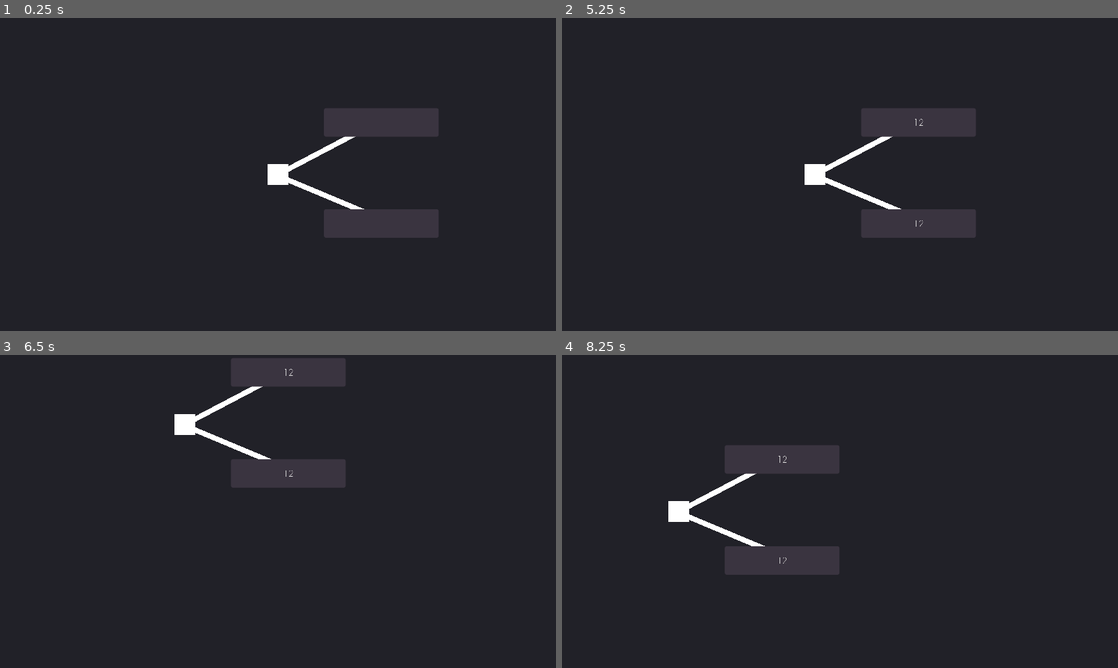
Above: before the commit, frames 1-4 (two rows, left to right).
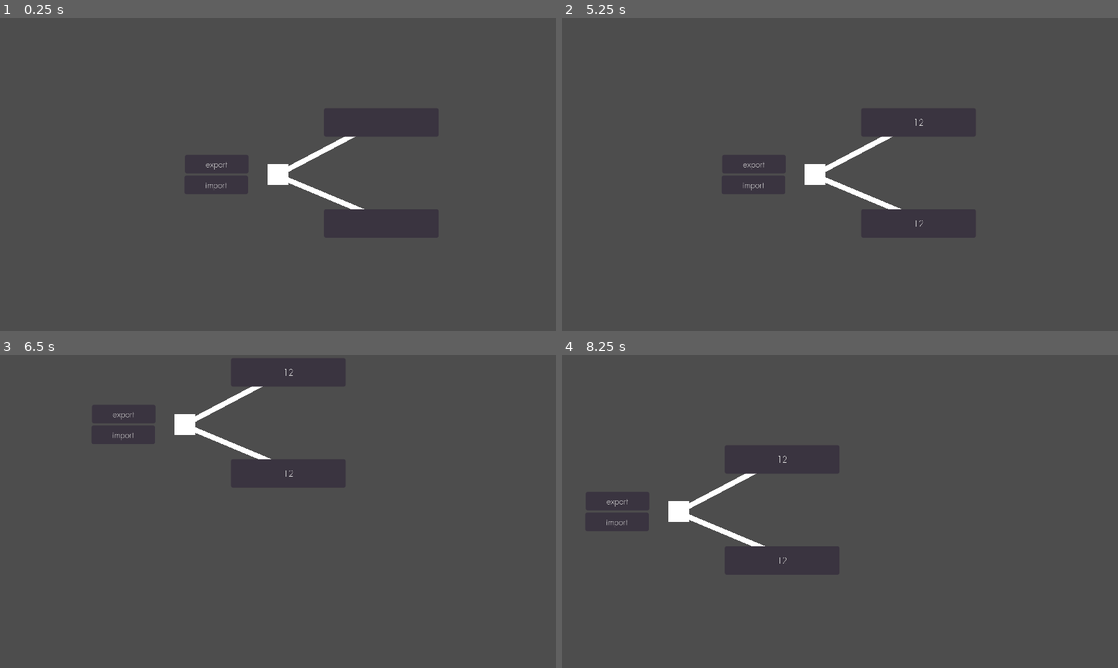
Above: after the commit, the same moments.

Repository: eqgy/understandingtree
Game: Godot game, scene res://understanding tree.tscn
The game is run twice, just before and just after one commit, with the same random seed, the same clock (stepped at 60 frames per second) and the same inputs.
Inputs (mouse positions are in pixels of both pictures, inside the frame that each line leads up to):
- Up to frame 1 (0.25 s): no input
- Up to frame 2 (5.25 s): click (778, 165) at 0.5 s, where only the run after the commit has a clickable "export"; click (778, 183) at 1.25 s, where only the run after the commit has a clickable "import"; click (945, 121) at 2 s; click (945, 121) at 2.77 s; type "12" at 2.85 s; click (945, 224) at 3.5 s; click (945, 224) at 4.27 s; type "12" at 4.35 s; tap Enter (enter) at 5, 5.1 s; move the mouse to (962, 158) at 5.02 s; hold D (right) from 5.03 s (still down); click (962, 158) at 5.17 s
- Up to frame 3 (6.5 s): move the mouse to (166, 527) at 5.77 s; release D (right) at 5.78 s; hold S (down) from 5.78 s (still down); tap Enter (enter) at 5.85 s
- Up to frame 4 (8.25 s): move the mouse to (895, 442) at 6.52 s; release S (down) at 6.53 s; hold D (right) 6.53-7.28 s; tap Enter (enter) at 6.6, 7.35, 8.1 s; move the mouse to (812, 574) at 7.27 s; hold W (up) 7.28-8.03 s; click (812, 574) at 7.42 s; move the mouse to (1006, 558) at 8.02 s; hold A (left) from 8.03 s (still down)

The runs differ from the first frame. In frame 1, 96% of the frame differs, in the area x 0-100%, y 0-100%; in frame 2, 96%; in frame 3, 96%; in frame 4, 96%.

Commit message:
buttons not working for some reason

Diff:
--- a/application iterations/iteration 1/a_node.gd
+++ b/application iterations/iteration 1/a_node.gd
@@ -174,3 +174,9 @@
 	$problem.visible = false
 	if $solution.visible == false:
 		queue_free()
+
+func export()-> String:
+	var data = "[s]" + $solution.text + " [p]" + $problem.text + "\n"
+	for child in get_children():
+		pass
+	return data
--- /dev/null
+++ b/application iterations/iteration 1/tree functions.gd
@@ -0,0 +1,22 @@
+extends Node2D
+
+
+# Called when the node enters the scene tree for the first time.
+func _ready():
+	pass # Replace with function body.
+
+
+# Called every frame. 'delta' is the elapsed time since the previous frame.
+func _process(delta):
+	pass
+
+
+
+
+func _on_export_pressed():
+
+	pass # Replace with function body.
+
+
+func _on_import_pressed():
+	pass # Replace with function body.
--- a/application iterations/iteration 1/understanding tree.tscn
+++ b/application iterations/iteration 1/understanding tree.tscn
@@ -1,7 +1,9 @@
-[gd_scene load_steps=3 format=3 uid="uid://b1406qdf4gdrf"]
+[gd_scene load_steps=5 format=3 uid="uid://b1406qdf4gdrf"]
 
 [ext_resource type="Script" path="res://camera_2d.gd" id="1_8jth8"]
 [ext_resource type="PackedScene" uid="uid://biijdxa5vbai2" path="res://a node.tscn" id="2_7kbvo"]
+[ext_resource type="Script" path="res://tree functions.gd" id="2_eq62t"]
+[ext_resource type="Theme" uid="uid://bosbvfdtv48xf" path="res://node theme.tres" id="2_jsh6r"]
 
 [node name="Node2D" type="Node2D"]
 texture_filter = 4
@@ -18,18 +20,41 @@
 offset_bottom = 40.0
 
 [node name="ColorRect2" type="ColorRect" parent="Control"]
-z_index = -1
-layout_mode = 0
-offset_left = -1094.0
-offset_top = -638.0
-offset_right = 1384.0
-offset_bottom = 788.0
+visible = false
+z_index = -5
+offset_left = -2053.0
+offset_top = -2211.0
+offset_right = 4546.0
+offset_bottom = 1864.0
 color = Color(0.130178, 0.128146, 0.158041, 1)
 
 [node name="THE UNDERSTANDING TREE" type="Node2D" parent="."]
 texture_filter = 4
 
+[node name="export" type="Button" parent="THE UNDERSTANDING TREE"]
+z_index = 1
+offset_left = -180.0
+offset_top = -38.0
+offset_right = -57.0
+offset_bottom = -2.0
+theme = ExtResource("2_jsh6r")
+text = "export"
+
+[node name="import" type="Button" parent="THE UNDERSTANDING TREE"]
+z_index = 1
+offset_left = -181.0
+offset_top = 2.0
+offset_right = -58.0
+offset_bottom = 38.0
+theme = ExtResource("2_jsh6r")
+text = "import
+"
+
 [node name="the start" type="Node2D" parent="THE UNDERSTANDING TREE"]
 texture_filter = 4
+script = ExtResource("2_eq62t")
 
 [node name="node1" parent="THE UNDERSTANDING TREE/the start" instance=ExtResource("2_7kbvo")]
+
+[connection signal="pressed" from="THE UNDERSTANDING TREE/export" to="THE UNDERSTANDING TREE/the start" method="_on_export_pressed"]
+[connection signal="pressed" from="THE UNDERSTANDING TREE/import" to="THE UNDERSTANDING TREE/the start" method="_on_import_pressed"]
